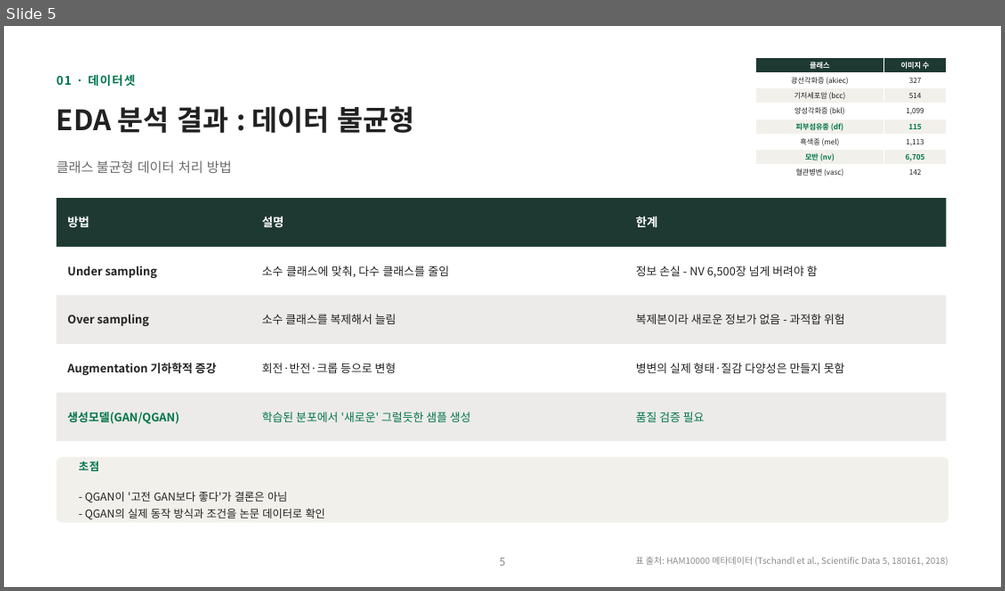
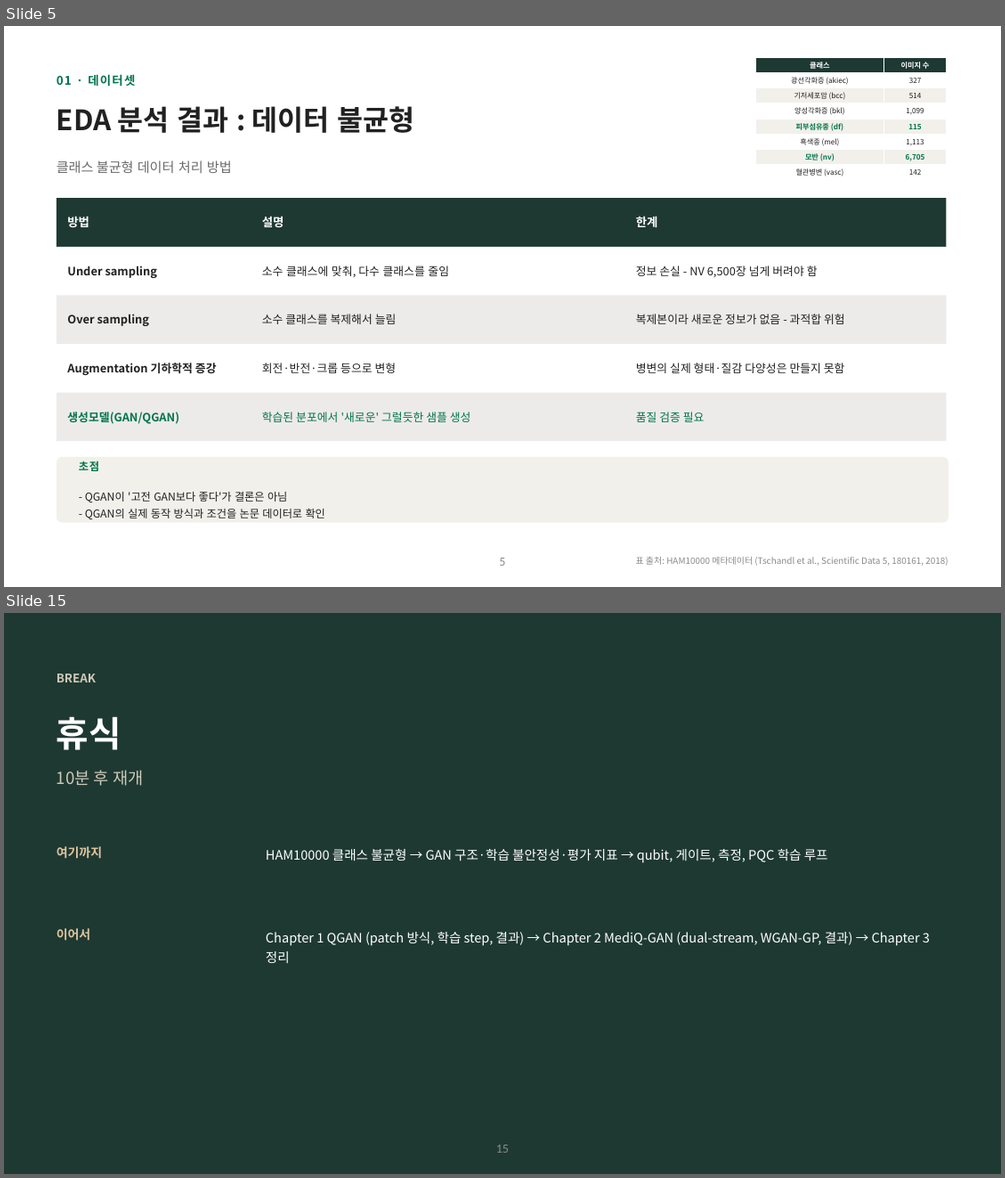
Before and after one commit to hyunhp/skin_disease_qml, a slide deck: practice/day1_slides/day1_theory_slides.pptx. Shown one above the other, each under a label of ours: slide 5 before the commit, slides 5 and 15 after it; the slides between them are not shown. The pictures are 1005x591 and 1005x1178 pixels, drawn with LibreOffice and Linux fonts; fonts in the diff are those of the drawing. Boxes give left, top, right and bottom in pixels: in the first picture for what was removed or moved away, otherwise in the second. Text is boxed around its words. In the diff, an @@ line names an element or a change of style, - is before the commit and + after.

```diff
--- a/practice/day1_slides/day1_theory_slides.pptx
+++ b/practice/day1_slides/day1_theory_slides.pptx
@@ slide 15 added at <box>4,613,1001,1174</box>, background #1E3932 @@
@@ text added at <box>57,674,96,682</box>, 11.5 pt, text #CFC9B8, bold @@
+BREAK
@@ text added at <box>57,716,121,750</box>, 34 pt, text #FFFFFF, bold @@
+휴식
@@ text added at <box>57,770,143,786</box>, 16 pt, text #CFC9B8 @@
+10분 후 재개
@@ text added at <box>57,846,102,859</box>, 12 pt, text #DFC49D, bold @@
+여기까지
@@ text added at <box>266,848,828,863</box>, 12.5 pt, text #FFFFFF @@
+HAM10000 클래스 불균형 → GAN 구조·학습 불안정성·평가 지표 → qubit, 게이트, 측정, PQC 학습 루프
@@ text added at <box>57,928,91,941</box>, 12 pt, text #DFC49D, bold @@
+이어서
@@ text added at <box>266,932,930,963</box>, 12.5 pt, text #FFFFFF @@
+Chapter 1 QGAN (patch 방식, 학습 step, 결과) → Chapter 2 MediQ-GAN (dual-stream, WGAN-GP, 결과) → Chapter 3 정리
@@ page number added at <box>496,1144,509,1152</box>, 12 pt, text #8C8C8C @@
+15
```
Also in this commit, not shown: 3 slides changed, 20 other slides added, 27 other files.
